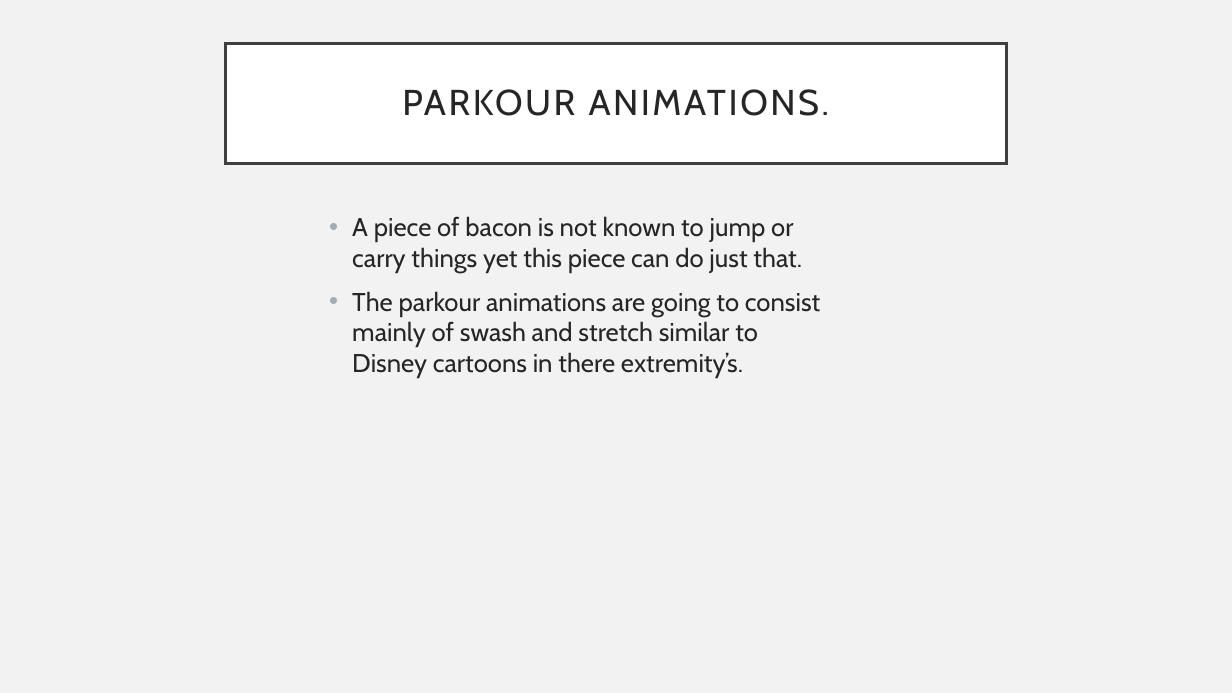
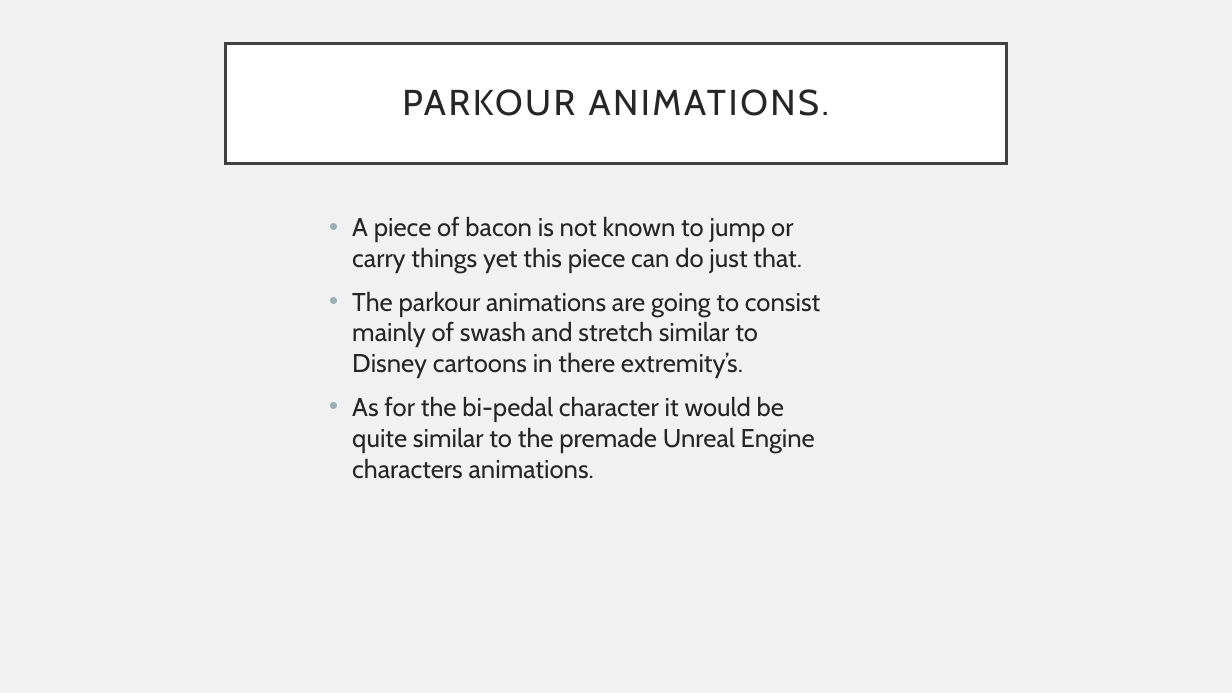
Before and after one commit to lcifty/College, a slide deck: slide 7 of College/FMP/Bacon Bandit.pptx. Drawn at 1232x693 pixels with LibreOffice and Linux fonts; fonts in the diff are those of the drawing. Boxes give left, top, right and bottom in pixels: in the first picture for what was removed or moved away, otherwise in the second. Text is boxed around its words. In the diff, an @@ line names an element or a change of style, - is before the commit and + after.

```diff
--- a/College/FMP/Bacon Bandit.pptx
+++ b/College/FMP/Bacon Bandit.pptx
@@ text at [352, 396, 815, 479]: paragraph added @@
+• As for the bi-pedal character it would be quite similar to the premade Unreal Engine characters animations.
```
Also in this commit, not shown: 5 other slides changed.
